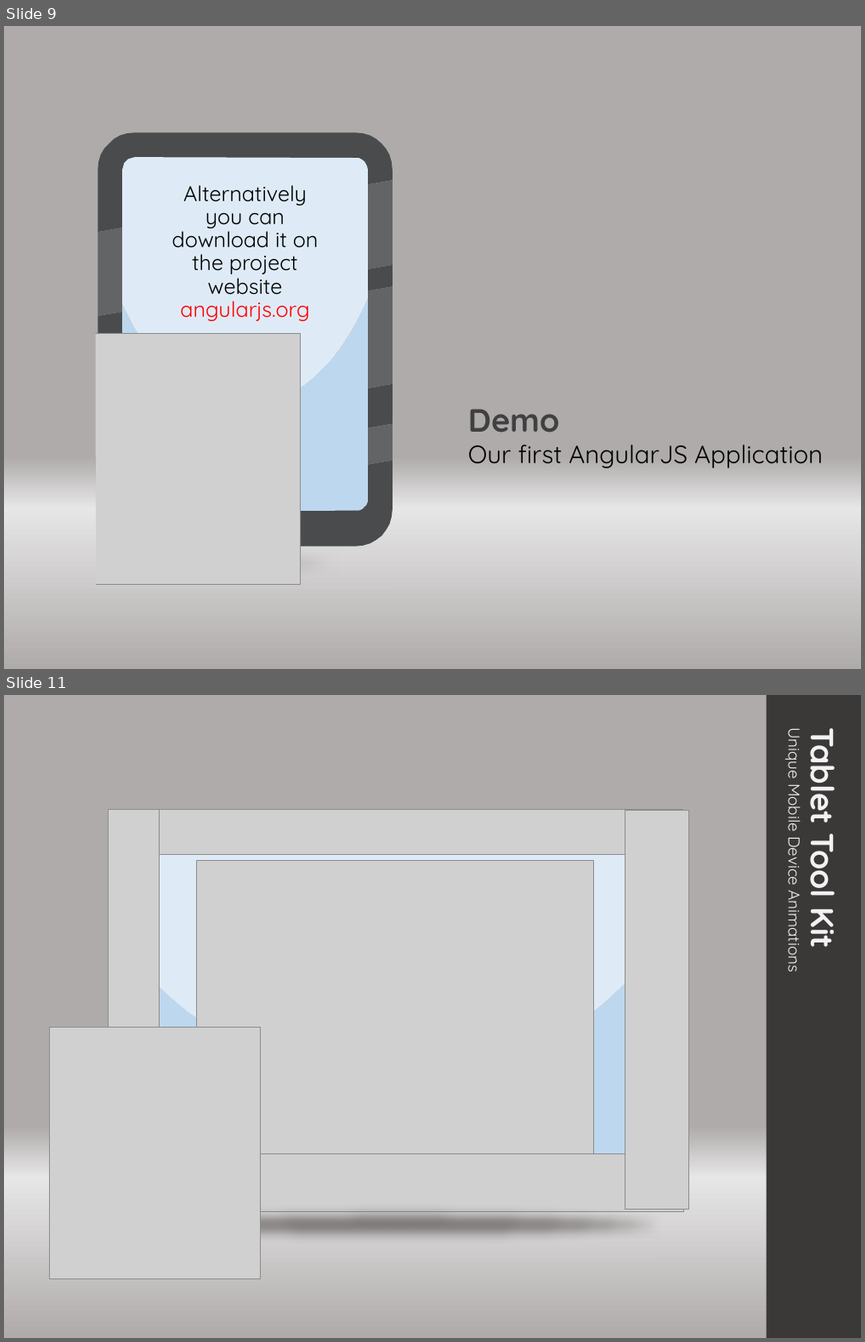
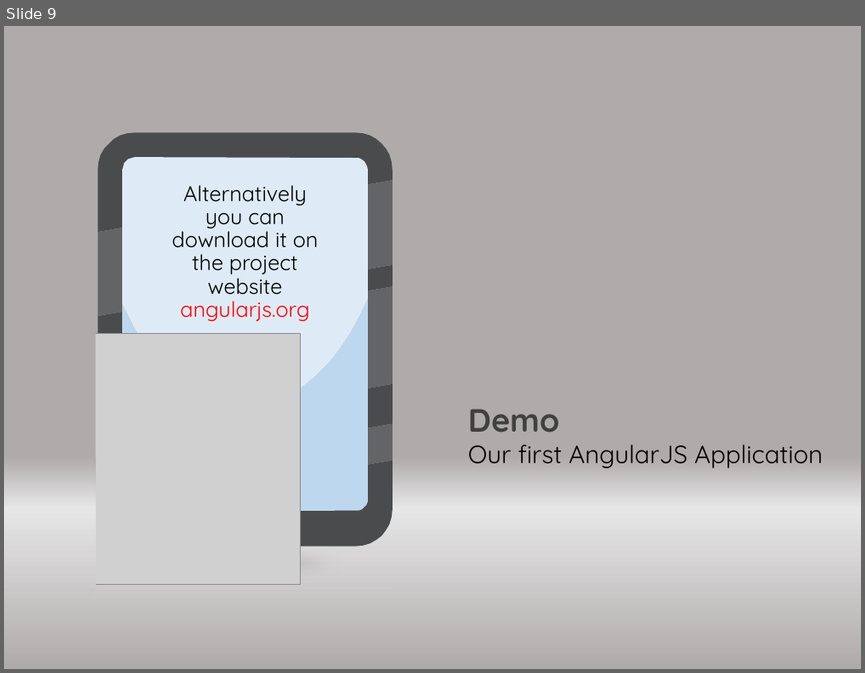
Before and after one commit to JamesBender/AngularDemos, a slide deck: Slides/AngularJSForDotNetDevelopers.pptx. Shown one above the other, each under a label of ours: slides 9 and 11 before the commit, slide 9 after it; the slides between them are not shown. The pictures are 865x1342 and 865x673 pixels, drawn with LibreOffice and Linux fonts; fonts in the diff are those of the drawing; grey boxes stand for pictures; background and template pictures are left out. Boxes give left, top, right and bottom in pixels: in the first picture for what was removed or moved away, otherwise in the second. Text is boxed around its words. In the diff, an @@ line names an element or a change of style, - is before the commit and + after.

```diff
--- a/Slides/AngularJSForDotNetDevelopers.pptx
+++ b/Slides/AngularJSForDotNetDevelopers.pptx
@@ slide 11 removed at bbox=[4, 695, 861, 1338], background gradient #AFABAB to #E7E6E6 @@
@@ rectangle removed at bbox=[4, 695, 111, 1338] @@
@@ rectangle removed at bbox=[658, 695, 861, 1338] @@
@@ rectangle removed at bbox=[766, 695, 861, 1338] @@
@@ text removed at bbox=[783, 732, 849, 970] @@
-Tablet Tool Kit
-Unique Mobile Device Animations
@@ group removed at bbox=[108, 809, 688, 1211]: 4 pictures @@
@@ group removed at bbox=[111, 811, 682, 1208]: 10 freeform shapes @@
@@ picture removed at bbox=[197, 861, 594, 1158] @@
@@ picture removed at bbox=[49, 1027, 260, 1278] @@
@@ ellipse removed at bbox=[70, 1203, 728, 1243] @@
```
Also in this commit, not shown: 2 slides changed, 2 slides added, 4 other slides removed, 4 other files.
